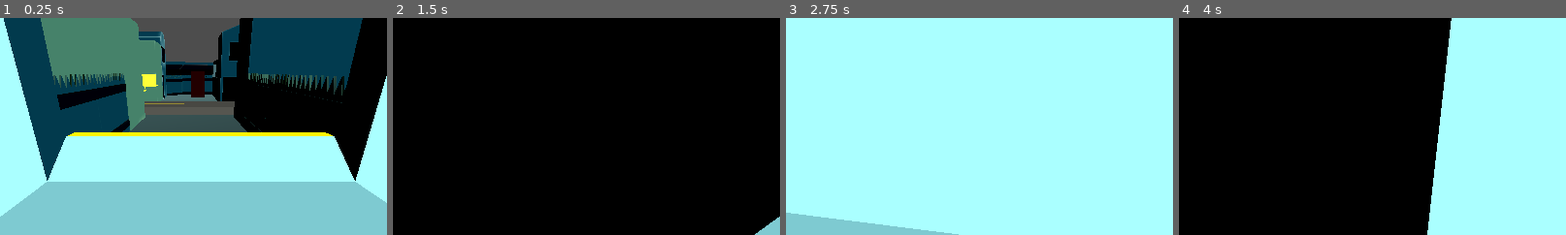
Above: before the commit, frames 1-4 (left to right).
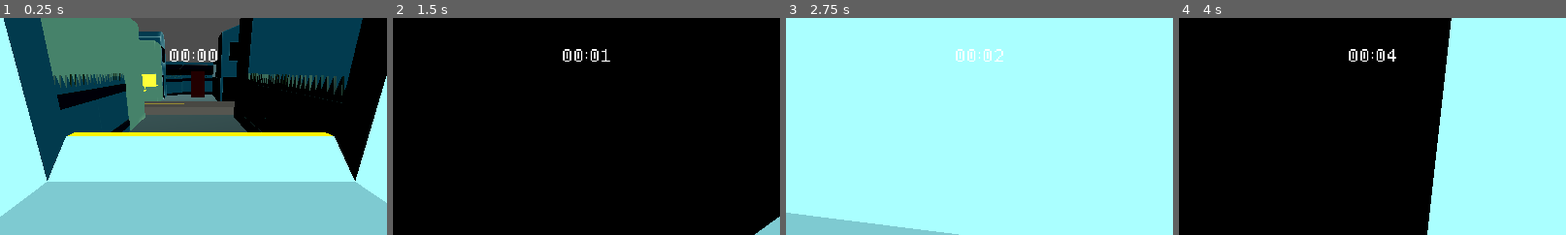
Above: after the commit, the same moments.

Repository: MlSHl/very-serious-gamejam
Game: Godot game, scene res://scenes/main.tscn
Two runs of this game, one before a commit and one after it. Both use one fixed random seed, a clock stepped at 60 frames per second and the inputs below.
Inputs (mouse positions are % of the whole screen's width and height, from its top left):
- Up to frame 1 (0.25 s): no input
- Up to frame 2 (1.5 s): tap Enter (ui_accept) at 0.5, 0.77 s; move the mouse to (72, 45) at 0.52 s; hold D (right) 0.53-1.25 s; tap Q at 0.6 s; click (72, 45) at 0.67 s; drag from (30, 55) to (45, 70) at 1.27 s
- Up to frame 3 (2.75 s): move the mouse to (60, 28) at 2.02 s; hold D (right) from 2.03 s (still down); tap Shift at 2.1 s
- Up to frame 4 (4 s): release D (right) at 2.75 s; drag from (45, 70) to (20, 35) at 2.77 s; move the mouse to (80, 65) at 3.52 s; hold A (left) from 3.53 s (still down); tap Q at 3.6 s; tap Enter (ui_accept) at 3.77 s
The pictures show only the part of the screen within x 25-75%, y 0-50%; the shares and areas given below are measured in that part.

The runs differ from the first frame. In frame 1, 0.3% of the frame differs, in the area x 43-57%, y 14-21%; in frame 2, 0.3%; in frame 3, 0.2%; in frame 4, 0.3%.

Commit message:
added timer to UI

Diff:
--- a/scenes/stressmeter.tscn
+++ b/scenes/stressmeter.tscn
@@ -3,6 +3,7 @@
 [ext_resource type="Script" uid="uid://dgvmvhtkh8cmy" path="res://scripts/stressmeter.gd" id="1_53621"]
 [ext_resource type="Texture2D" uid="uid://d1rpg5oyi8jpy" path="res://assets/UI sprites/UI hamster white.png" id="2_13c60"]
 [ext_resource type="Texture2D" uid="uid://cqtpo2jtdai6o" path="res://assets/UI sprites/UI hamster white spaced.png" id="3_13c60"]
+[ext_resource type="FontFile" uid="uid://dqaubx0ioey37" path="res://assets/fonts/MedodicaRegular.otf" id="4_smab2"]
 
 [node name="stressmeter" type="Control" unique_id=958937246]
 layout_mode = 3
@@ -12,6 +13,25 @@
 grow_horizontal = 2
 grow_vertical = 2
 script = ExtResource("1_53621")
+
+[node name="secondstimer" type="Timer" parent="." unique_id=990286396]
+
+[node name="timelabel" type="Label" parent="." unique_id=663857169]
+layout_mode = 1
+anchors_preset = 8
+anchor_left = 0.5
+anchor_top = 0.5
+anchor_right = 0.5
+anchor_bottom = 0.5
+offset_left = -56.0
+offset_top = -479.5
+offset_right = 56.0
+offset_bottom = -415.5
+grow_horizontal = 2
+grow_vertical = 2
+theme_override_fonts/font = ExtResource("4_smab2")
+theme_override_font_sizes/font_size = 64
+text = "00:00"
 
 [node name="CanvasLayer" type="CanvasLayer" parent="." unique_id=249897738]
 
@@ -105,3 +125,5 @@
 texture = ExtResource("3_13c60")
 region_enabled = true
 region_rect = Rect2(1, 67, 19, 8)
+
+[connection signal="timeout" from="secondstimer" to="." method="_on_timer_timeout"]
--- a/scripts/stressmeter.gd
+++ b/scripts/stressmeter.gd
@@ -10,16 +10,22 @@
 @onready var lvl_3: Sprite2D = $CanvasLayer/spriteholder/stresslevel3/lvl3
 @onready var stresslevel_4: Sprite2D = $CanvasLayer/spriteholder/stresslevel4
 @onready var lvl_4: Sprite2D = $CanvasLayer/spriteholder/stresslevel4/lvl4
+@onready var secondstimer: Timer = $secondstimer
+@onready var timelabel: Label = $timelabel
 
 var R: float = 0.0
 var G: float = 1.0
 var B: float = 0.33
 var stress_level: float = 0
 
+var seconds_passed = 0
+
+
 # Called when the node enters the scene tree for the first time.
 func _ready() -> void:
 	spriteholder.visible = true
 	print(R," ",G," " ,B," ",stress_level)
+	secondstimer.start()
 
 # Called every frame. 'delta' is the elapsed time since the previous frame.
 func _process(delta: float) -> void:
@@ -43,3 +49,11 @@
 	B = 0.33 - stress_level / 0.003
 
 	spriteholder.modulate = Color(R,G,B,1.0)
+
+
+
+func _on_timer_timeout() -> void:
+	seconds_passed += 1
+	var minutes = int(seconds_passed/60)
+	var seconds = seconds_passed - minutes * 60
+	timelabel.text = "%02d:%02d" % [minutes, seconds]
